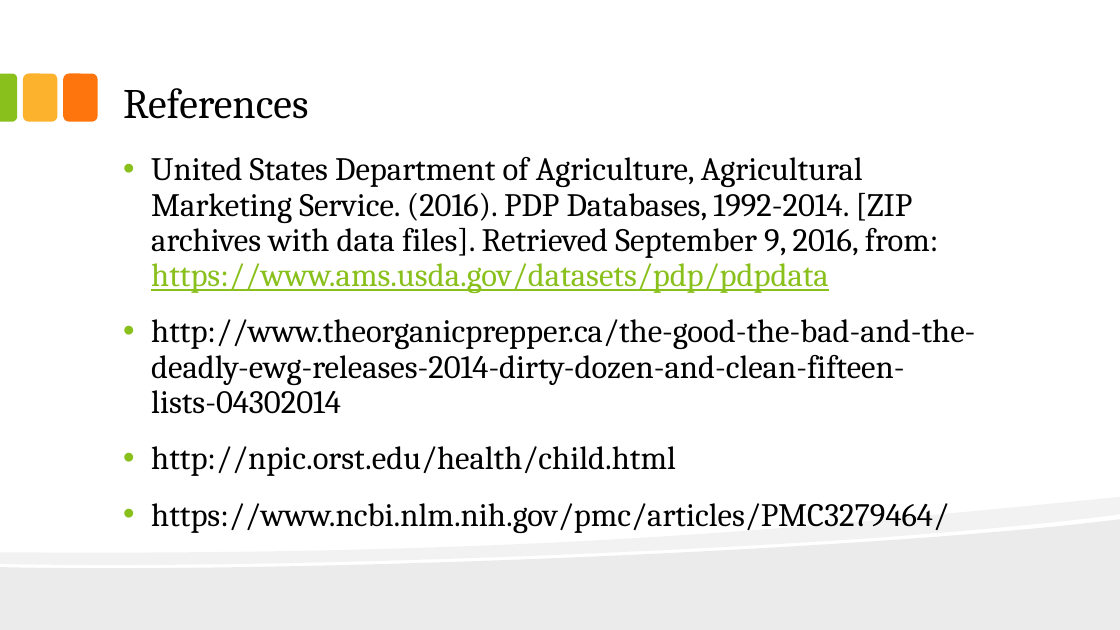
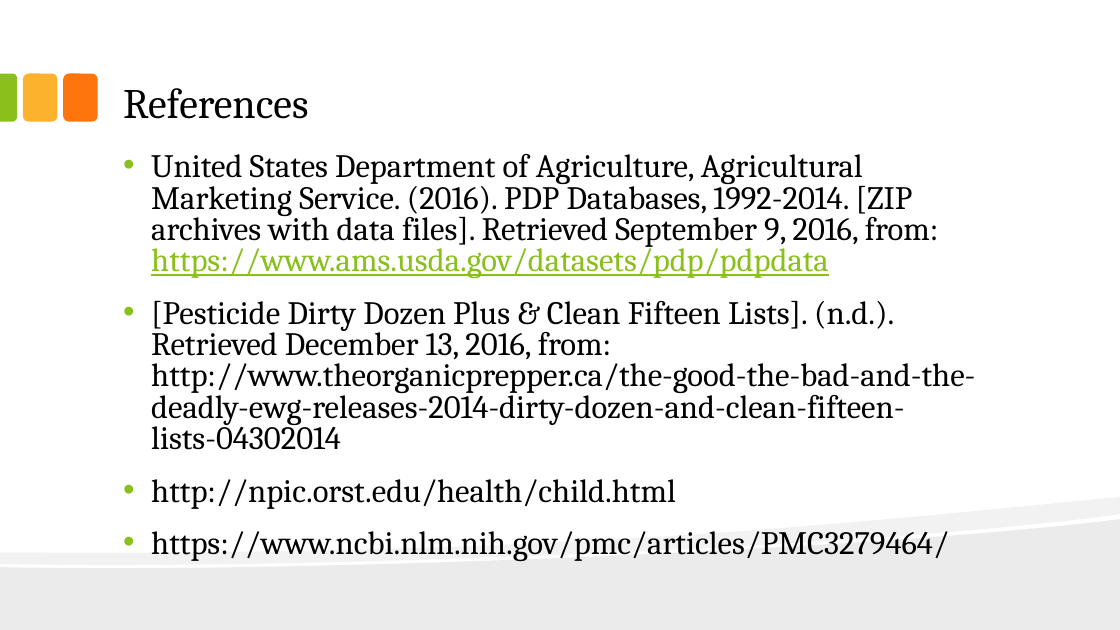
Before and after one commit to hims16s/INFM600-Project-Pesticide-Data-Analysis, a slide deck: slide 19 of Draft/package/INFM600_0101_KeenKoalas_Slides.pptx (slide 14 before the commit). Drawn at 1120x630 pixels with LibreOffice and Linux fonts; fonts in the diff are those of the drawing. Boxes give left, top, right and bottom in pixels: in the first picture for what was removed or moved away, otherwise in the second. Text is boxed around its words. In the diff, an @@ line names an element or a change of style, - is before the commit and + after.

```diff
--- a/Draft/package/INFM600_0101_KeenKoalas_Slides.pptx
+++ b/Draft/package/INFM600_0101_KeenKoalas_Slides.pptx
@@ text at (151,154,949,561): line spacing 0.9 to 0.8 @@
@@ text at (151,301,975,450): text changed @@
-• http://www.theorganicprepper.ca/the-good-the-bad-and-the-deadly-ewg-releases-2014-dirty-dozen-and-clean-fifteen-lists-04302014
+• [Pesticide Dirty Dozen Plus & Clean Fifteen Lists]. (n.d.). Retrieved December 13, 2016, from: http://www.theorganicprepper.ca/the-good-the-bad-and-the-deadly-ewg-releases-2014-dirty-dozen-and-clean-fifteen-lists-04302014
```
Also in this commit, not shown: 6 other slides changed, 5 slides added.
